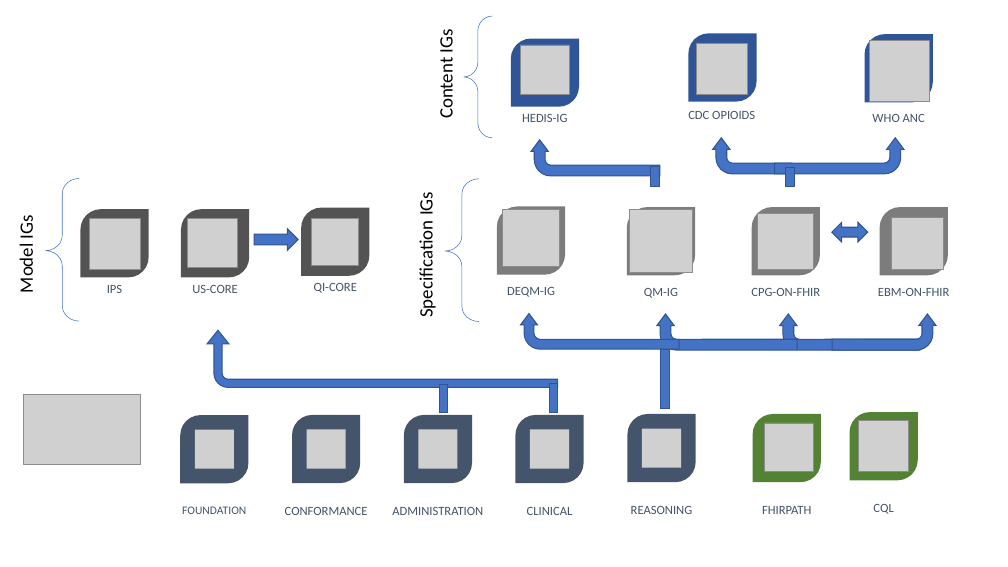
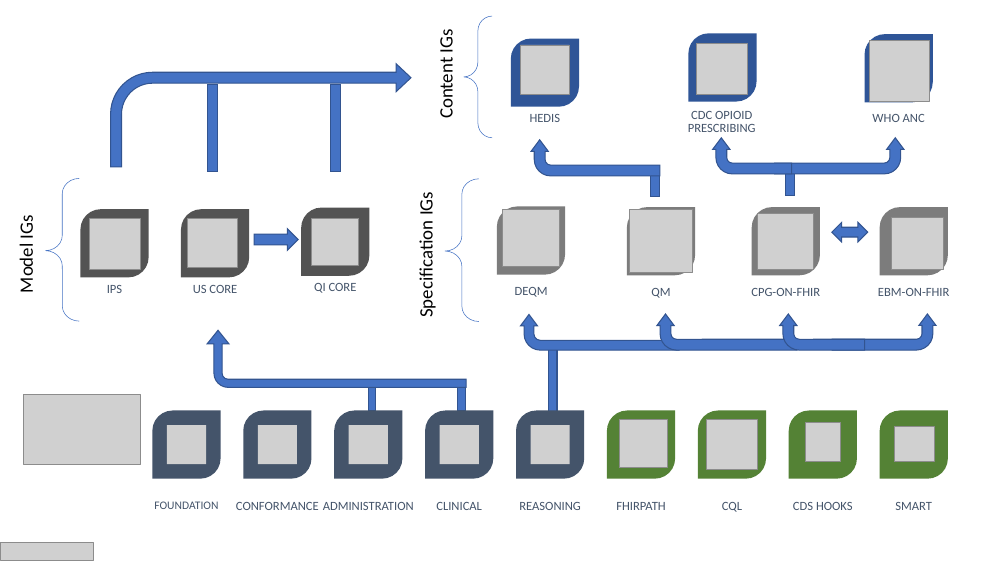
Before and after one commit to HL7/cqi-fhir-based-quality-reporting, a slide deck: slide 5 of Quality Improvement Standards Roadmap.pptx (slide 6 before the commit). Drawn at 1008x567 pixels with LibreOffice and Linux fonts; fonts in the diff are those of the drawing; grey boxes stand for pictures. Boxes give left, top, right and bottom in pixels: in the first picture for what was removed or moved away, otherwise in the second. Text is boxed around its words. In the diff, an @@ line names an element or a change of style, - is before the commit and + after.

```diff
--- a/Quality Improvement Standards Roadmap.pptx
+++ b/Quality Improvement Standards Roadmap.pptx
@@ bent arrow added at [110, 64, 411, 166], fill #4472C4, outline #325491 1 pt @@
@@ rectangle added at [207, 85, 217, 171], fill #4472C4, outline #325491 1 pt @@
@@ rectangle added at [330, 85, 340, 171], fill #4472C4, outline #325491 1 pt @@
@@ text at [530, 114, 561, 122]: text changed @@
-HEDIS-IG
+HEDIS
@@ text at [688, 111, 756, 132]: text changed @@
-CDC OPIOIDS
+CDC OPIOID PRESCRIBING
@@ rectangle: place and size @@
-rectangle at [651, 167, 660, 187]
+rectangle at [651, 167, 660, 197]
@@ rectangle: place and size @@
-rectangle at [786, 167, 795, 187]
+rectangle at [786, 167, 795, 195]
@@ text at [193, 285, 237, 293]: text changed @@
-US-CORE
+US CORE
@@ text at [314, 283, 357, 293]: text changed @@
-QI-CORE
+QI CORE
@@ text at [515, 287, 548, 297]: text changed @@
-DEQM-IG
+DEQM
@@ text at [651, 288, 670, 298]: text changed @@
-QM-IG
+QM
@@ bent arrow: place and size @@
-bent arrow at [780, 314, 920, 350]
+bent arrow at [780, 314, 865, 350]
@@ bent arrow: place and size @@
-bent arrow at [207, 330, 558, 388]
+bent arrow at [207, 330, 466, 387]
@@ rectangle: place and size @@
-rectangle at [661, 349, 670, 408]
+rectangle at [548, 347, 557, 412]
@@ rectangle: place and size @@
-rectangle at [439, 384, 447, 413]
+rectangle at [368, 382, 376, 411]
@@ rectangle: place and size @@
-rectangle at [550, 383, 558, 412]
+rectangle at [458, 382, 467, 411]
@@ round diag rect: place and size @@
-round diag rect at [180, 415, 248, 483]
+round diag rect at [153, 411, 221, 479]
@@ 1 picture, 1 text, 1 round diag rect: place and size @@
-1 picture, 1 text, 1 round diag rect at [285, 415, 368, 515]
+1 picture, 1 text, 1 round diag rect at [236, 411, 319, 510]
@@ 1 picture, 1 text, 1 round diag rect: place and size @@
-1 picture, 1 text, 1 round diag rect at [392, 415, 483, 515]
+1 picture, 1 text, 1 round diag rect at [323, 411, 414, 510]
@@ 1 picture, 1 text, 1 round diag rect: place and size @@
-1 picture, 1 text, 1 round diag rect at [516, 415, 584, 515]
+1 picture, 1 text, 1 round diag rect at [425, 411, 493, 510]
@@ 1 picture, 1 text, 1 round diag rect: place and size @@
-1 picture, 1 text, 1 round diag rect at [628, 414, 696, 514]
+1 picture, 1 text, 1 round diag rect at [516, 411, 585, 510]
@@ 1 picture, 1 text, 1 round diag rect: place and size @@
-1 picture, 1 text, 1 round diag rect at [753, 414, 821, 514]
+1 picture, 1 text, 1 round diag rect at [607, 411, 675, 510]
@@ 1 picture, 1 text, 1 round diag rect: place and size @@
-1 picture, 1 text, 1 round diag rect at [850, 412, 918, 514]
+1 picture, 1 text, 1 round diag rect at [698, 411, 766, 512]
@@ round diag rect added at [789, 411, 857, 479], fill #548235 @@
@@ round diag rect added at [880, 411, 948, 479], fill #548235 @@
@@ picture: place and size @@
-picture at [195, 430, 234, 469]
+picture at [167, 425, 206, 464]
@@ picture added at [805, 423, 841, 462] @@
@@ picture added at [895, 427, 935, 462] @@
@@ text "FOUNDATION": place and size @@
-text "FOUNDATION" at [182, 506, 246, 514]
+text "FOUNDATION" at [154, 501, 218, 509]
@@ text added at [793, 502, 853, 510], 12 pt, text #44546A @@
+CDS HOOKS
@@ text added at [895, 502, 932, 510], 12 pt, text #44546A @@
+SMART
@@ picture added at [0, 543, 93, 560] @@
```
Also in this commit, not shown: 5 other slides changed, 2 slides removed, 1 other file.
